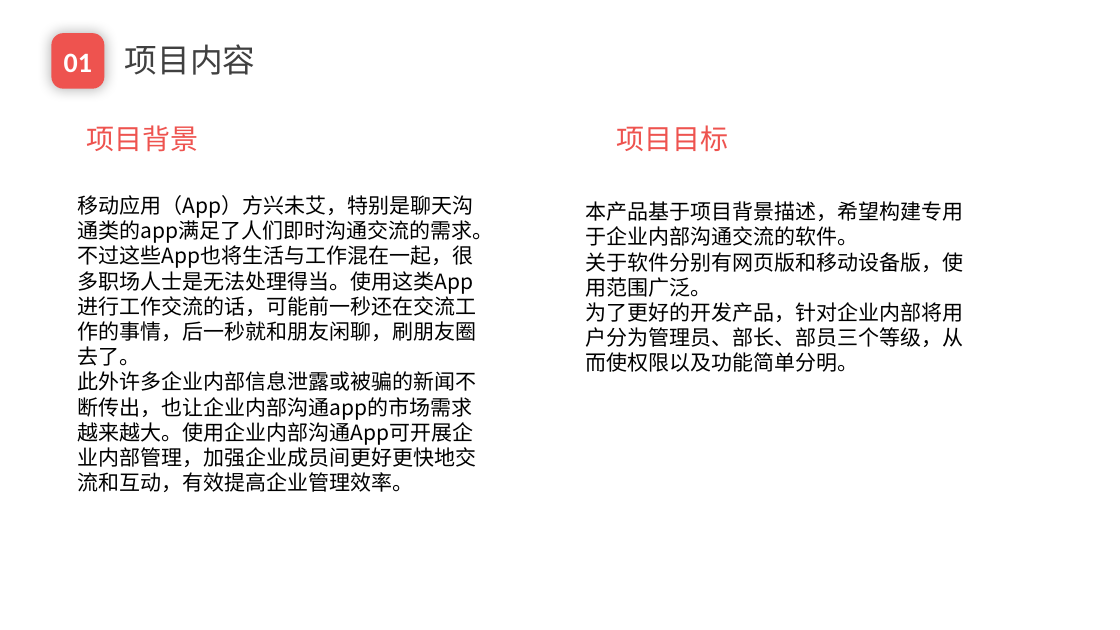
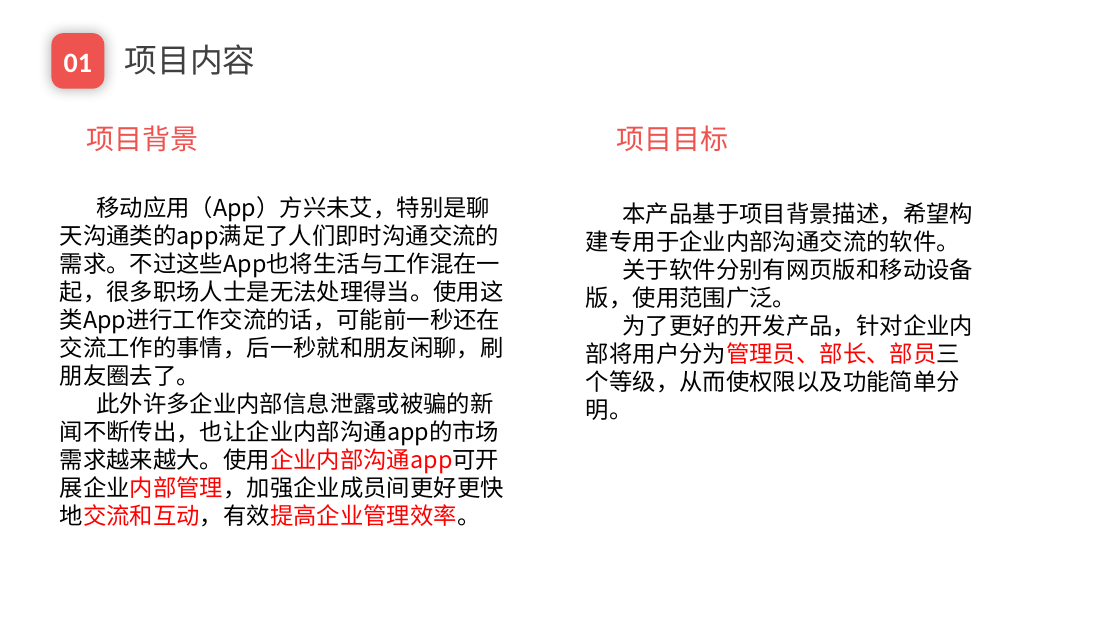
Before and after one commit to EnInternalChat/se2017, a slide deck: slide 4 of doc/3B报告.pptx. Drawn at 1120x630 pixels with LibreOffice and Linux fonts; fonts in the diff are those of the drawing; background and template pictures are left out. Boxes give left, top, right and bottom in pixels: in the first picture for what was removed or moved away, otherwise in the second. Text is boxed around its words. In the diff, an @@ line names an element or a change of style, - is before the commit and + after.

```diff
--- a/doc/3B报告.pptx
+++ b/doc/3B报告.pptx
@@ text "移动应用（App）方兴未艾，特别是聊天沟通类的app满足了人们即时沟通交流的需求。不过这些App也将生活与工作混在一起， ...": place and size @@
-text "移动应用（App）方兴未艾，特别是聊天沟通类的app满足了人们即时沟通交流的需求。不过这些App也将生活与工作混在一起， ..." at (77, 195, 493, 492)
+text "移动应用（App）方兴未艾，特别是聊天沟通类的app满足了人们即时沟通交流的需求。不过这些App也将生活与工作混在一起， ..." at (60, 196, 504, 527)
@@ text at (60, 196, 504, 386): size 18 to 20 pt in "移动应用（App）方兴未艾，特别是聊天沟通类的app满足了人们即时沟通交流的需求。不过这些App也将生活与工作混在一起， ..." @@
@@ text "本产品基于项目背景描述，希望构建专用于企业内部沟通交流的软件。" at (586, 202, 974, 420): size 18 to 20 pt; text colour #000000 to #FF0000 in "为了更好的开发产品，针对企业内部将用户分为管理员、部长、部员三个等级，从而使权限以及功能简单分明。" @@
@@ text at (60, 392, 504, 527): text changed; size 18 to 20 pt @@
-此外许多企业内部信息泄露或被骗的新闻不断传出，也让企业内部沟通app的市场需求越来越大。使用企业内部沟通App可开展企业内部管理，加强企业成员间更好更快地交流和互动，有效提高企业管理效率。
+此外许多企业内部信息泄露或被骗的新闻不断传出，也让企业内部沟通app的市场需求越来越大。使用企业内部沟通app可开展企业内部管理，加强企业成员间更好更快地交流和互动，有效提高企业管理效率。
```
Also in this commit, not shown: 13 other slides changed, 5 slides added, 6 slides removed, 14 other files.
